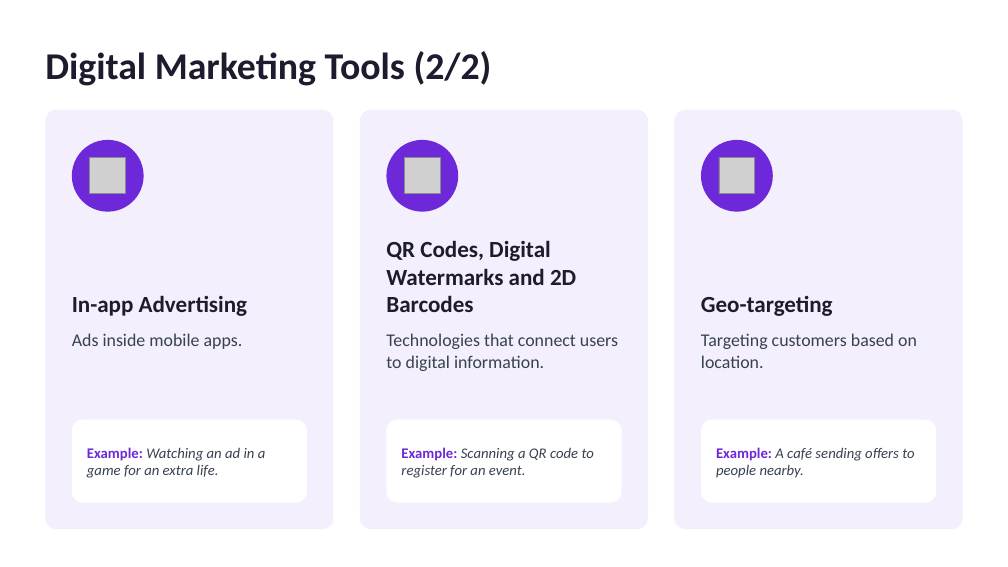
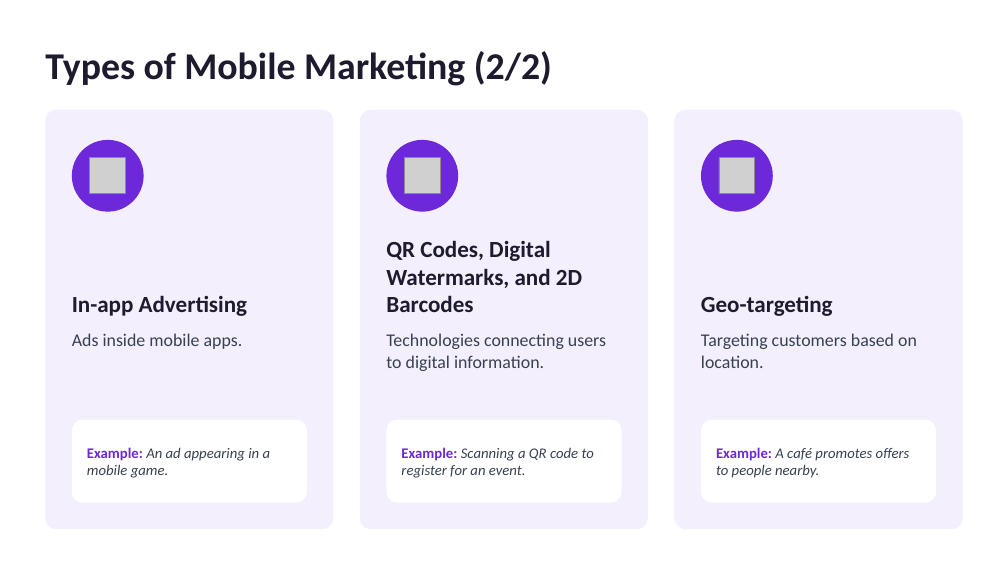
Before and after one commit to granodioritee/repo-baru, a slide deck: slide 2 of digital-marketing-tools.pptx. Drawn at 1008x567 pixels with LibreOffice and Linux fonts; fonts in the diff are those of the drawing; grey boxes stand for pictures. Boxes give left, top, right and bottom in pixels: in the first picture for what was removed or moved away, otherwise in the second. Text is boxed around its words. In the diff, an @@ line names an element or a change of style, - is before the commit and + after.

```diff
--- a/digital-marketing-tools.pptx
+++ b/digital-marketing-tools.pptx
@@ text at [45,51,552,86]: text changed @@
-Digital Marketing Tools (2/2)
+Types of Mobile Marketing (2/2)
@@ text at [386,240,582,312]: text changed @@
-QR Codes, Digital Watermarks and 2D Barcodes
+QR Codes, Digital Watermarks, and 2D Barcodes
@@ text at [386,333,606,371]: text changed @@
-Technologies that connect users to digital information.
+Technologies connecting users to digital information.
@@ text at [87,447,271,478]: text changed @@
-Example: Watching an ad in a game for an extra life.
+Example: An ad appearing in a mobile game.
@@ text at [716,447,910,478]: text changed @@
-Example: A café sending offers to people nearby.
+Example: A café promotes offers to people nearby.
```
Also in this commit, not shown: 2 other slides changed, 1 other file.
